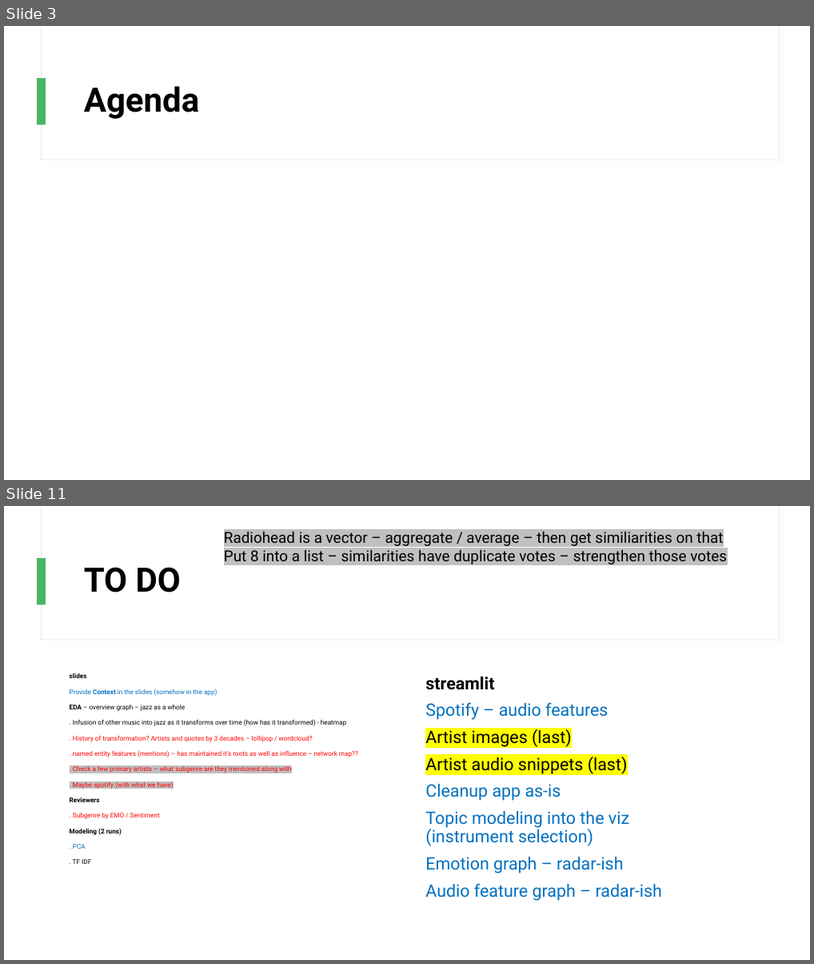
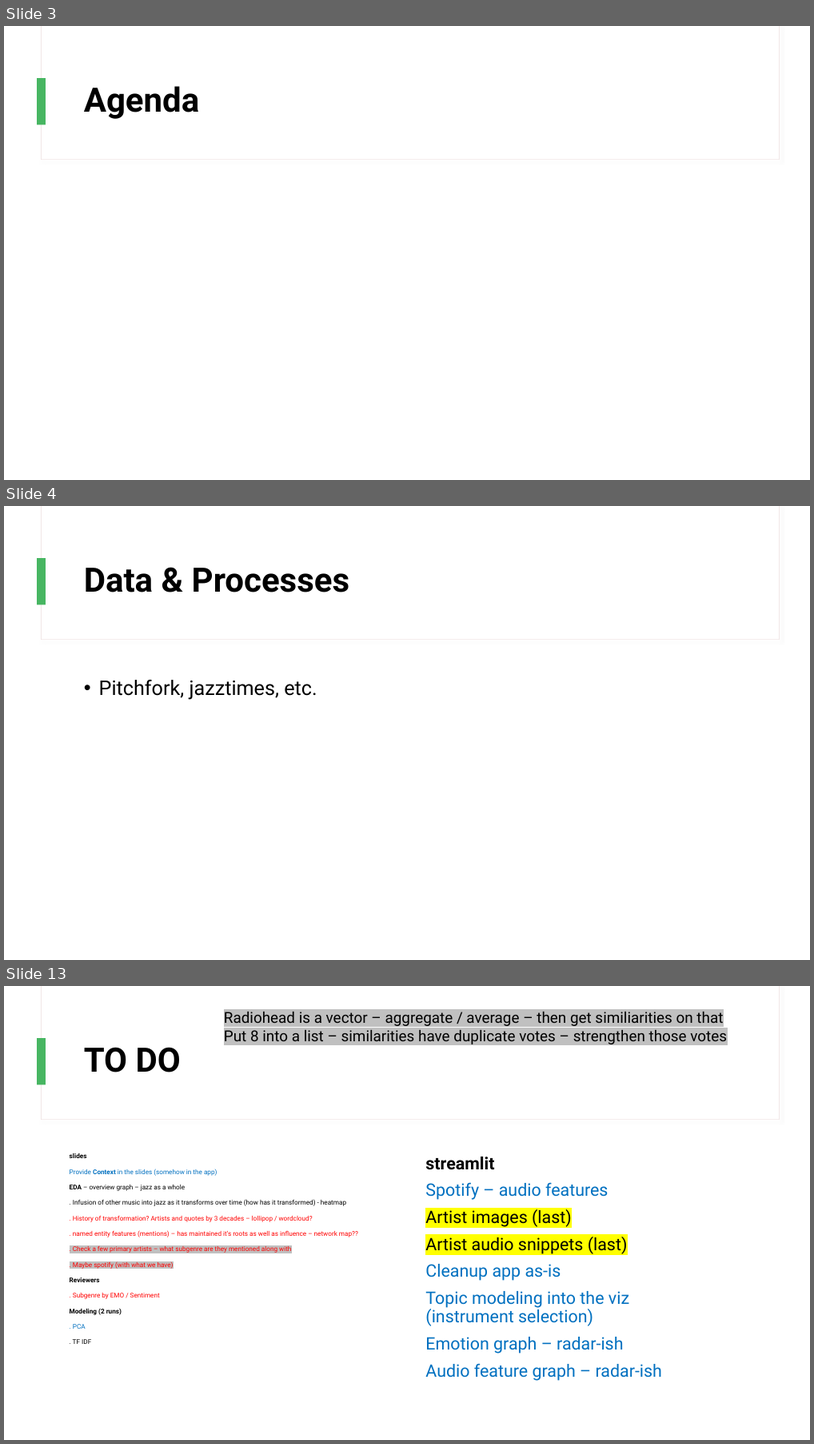
Before and after one commit to chan-chris/Metis_proj5, a slide deck: presentations/jazz_recs.pptx. Shown one above the other, each under a label of ours: slides 3 and 11 before the commit, slides 3, 4 and 13 after it; the slides between them are not shown. The pictures are 814x964 and 814x1444 pixels, drawn with LibreOffice and Linux fonts; fonts in the diff are those of the drawing. Boxes give left, top, right and bottom in pixels: in the first picture for what was removed or moved away, otherwise in the second. Text is boxed around its words. In the diff, an @@ line names an element or a change of style, - is before the commit and + after.

```diff
--- a/presentations/jazz_recs.pptx
+++ b/presentations/jazz_recs.pptx
@@ slide 4 added at bbox=[4, 506, 810, 960], background #FFFFFF; not listed: 3 template elements that a slide beside it also shows @@
@@ title added at bbox=[84, 568, 350, 592], 40 pt, text #000000, bold @@
+Data & Processes
@@ text added at bbox=[99, 680, 317, 700], 24 pt, text #000000 @@
+• Pitchfork, jazztimes, etc.
@@ what was slide 11 is now slide 13 @@
```
Also in this commit, not shown: 6 slides changed, 2 other slides added, 1 slide removed, 3 other files.
